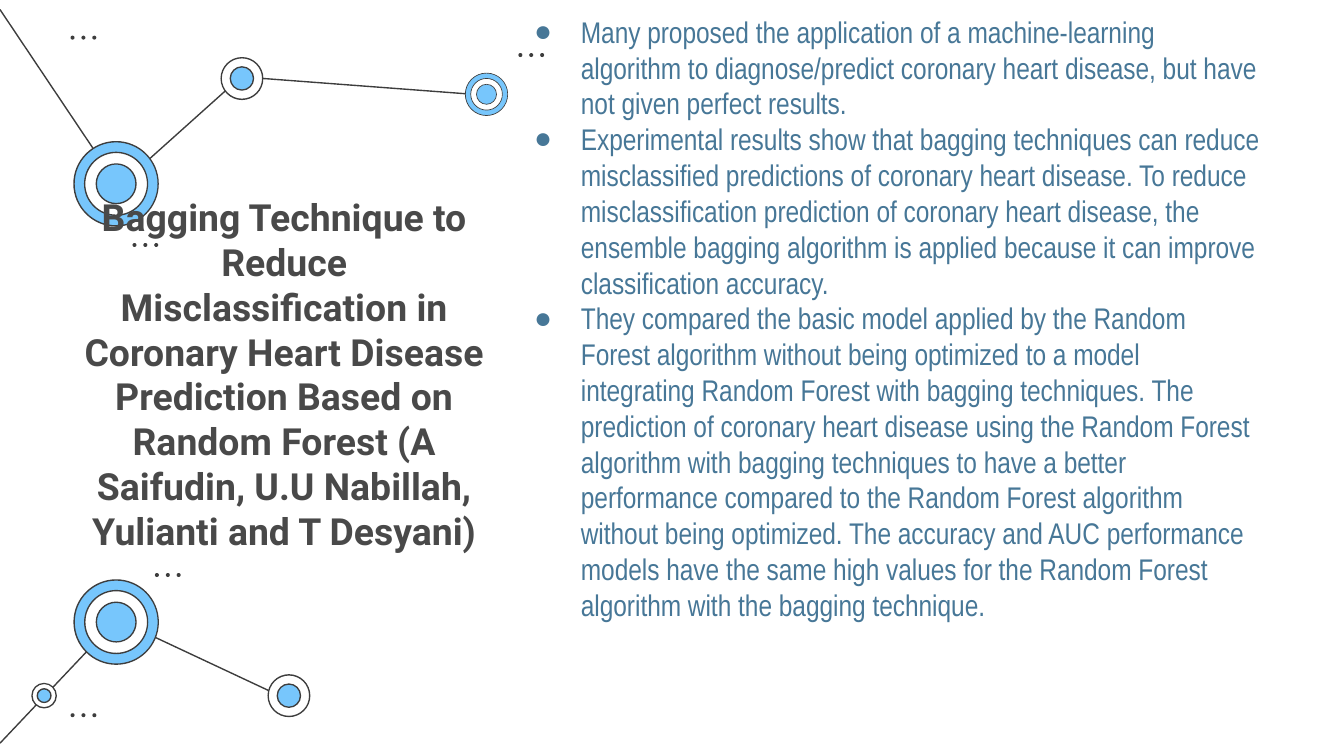
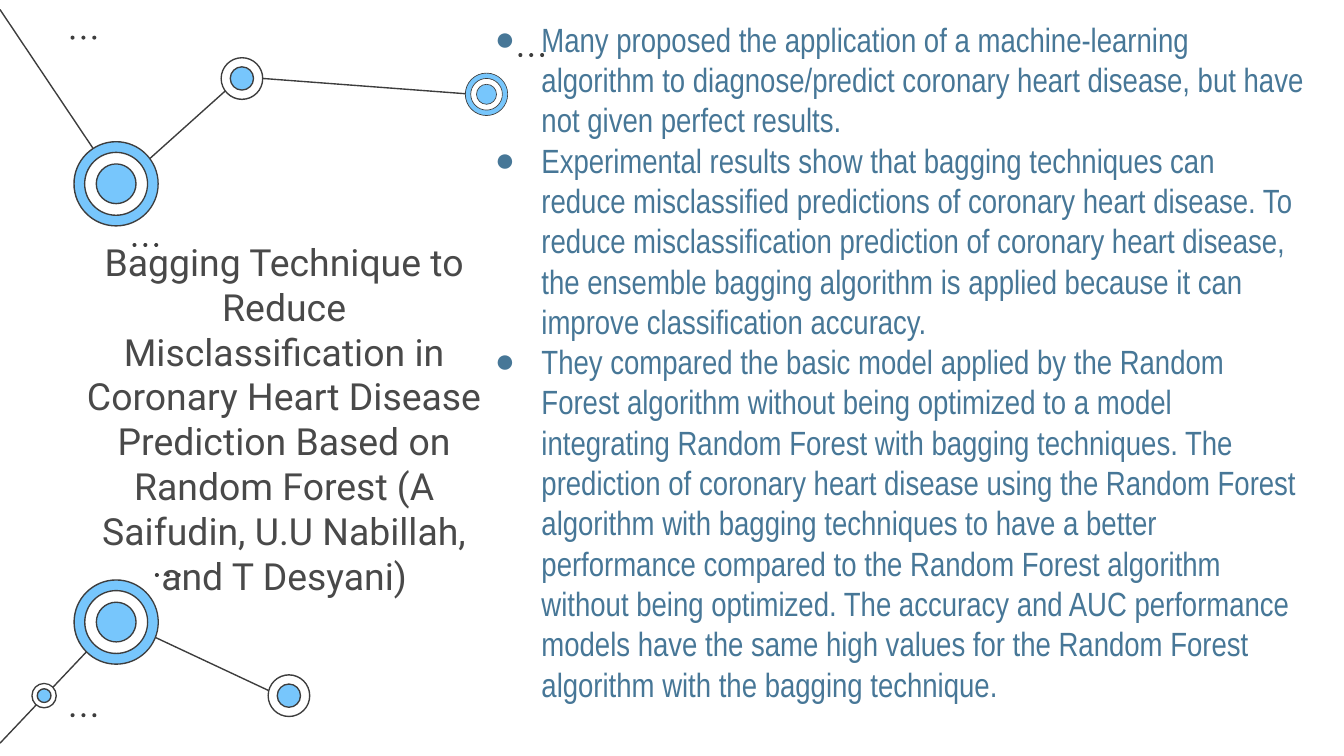
Before and after one commit to NAyeshaKhan/Heart-Disease-Prediction, a slide deck: slide 7 of Heart Disease Prediction System.pptx. Drawn at 1344x756 pixels with LibreOffice and Linux fonts; fonts in the diff are those of the drawing. Boxes give left, top, right and bottom in pixels: in the first picture for what was removed or moved away, otherwise in the second. Text is boxed around its words. In the diff, an @@ line names an element or a change of style, - is before the commit and + after.

```diff
--- a/Heart Disease Prediction System.pptx
+++ b/Heart Disease Prediction System.pptx
@@ text "Many proposed the application of ...": place and size @@
-text "Many proposed the application of ..." at box(581, 21, 1260, 622)
+text "Many proposed the application of ..." at box(541, 27, 1304, 703)
@@ text "Many proposed the application of ..." at box(541, 27, 1304, 703): size 16 to 18 pt @@
@@ title at box(87, 243, 481, 599): text changed; bold off @@
-Bagging Technique to Reduce Misclassification in Coronary Heart Disease Prediction Based on Random Forest (A Saifudin, U.U Nabillah, Yulianti and T Desyani)
+Bagging Technique to Reduce Misclassification in Coronary Heart Disease Prediction Based on Random Forest (A Saifudin, U.U Nabillah, and T Desyani)
```
Also in this commit, not shown: 3 other slides changed, 1 slide added.
